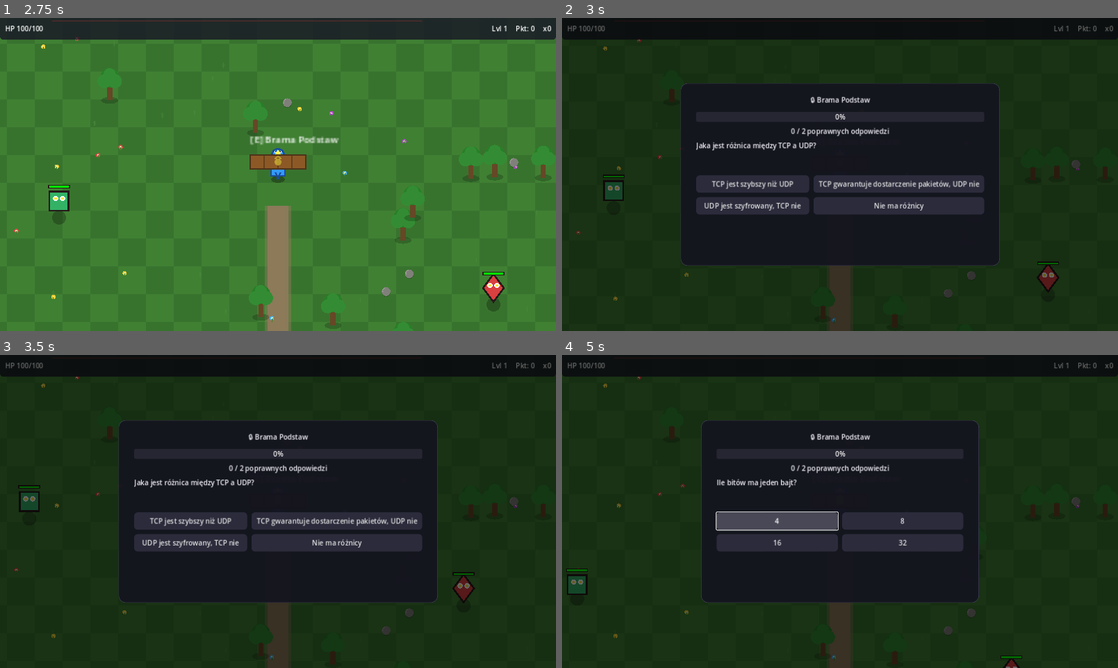
Above: before the commit, frames 1-4 (two rows, left to right).
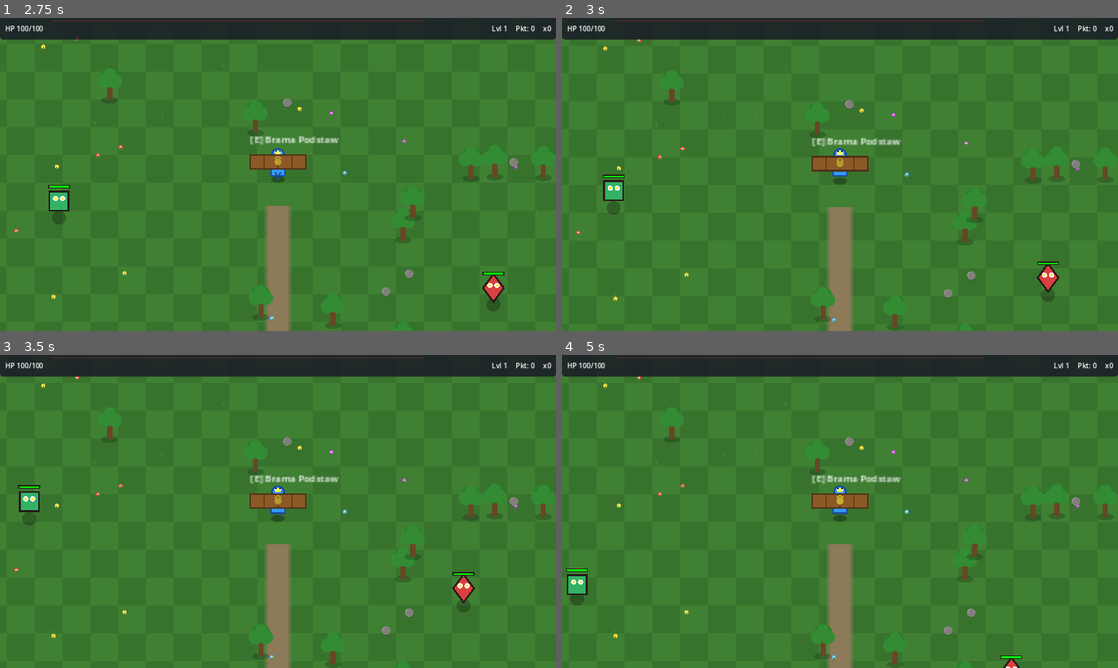
Above: after the commit, the same moments.

Repository: DaVideX12324/Artefakt-Wiedzy
Game: Godot game, scene res://scenes/maps/main_menu.tscn
Two runs of this game, one before a commit and one after it. Both use one fixed random seed, a clock stepped at 60 frames per second and the inputs below.
Inputs (mouse positions are in pixels of both pictures, inside the frame that each line leads up to):
- Up to frame 1 (2.75 s): click "Nowa Gra" at 0.5 s; hold E (interact) 1.28-2.03 s; hold W (move_up) from 1.28 s (still down); tap E (interact) at 2.1 s
- Up to frame 2 (3 s): release W (move_up) at 2.78 s; hold A (move_left) from 2.78 s (still down); hold E (interact) from 2.78 s (still down)
- Up to frame 3 (3.5 s): keep holding A (move_left); keep holding E (interact)
- Up to frame 4 (5 s): release A (move_left) at 3.5 s; release E (interact) at 3.5 s; click (751, 520) at 3.5 s, where only the run before the commit has a clickable "TCP jest szybszy niż UDP"; hold A (move_left) from 4.28 s (still down); tap E (interact) at 4.35 s

Frame 1 is identical in both runs. In frame 2, 97% of the frame differs, in the area x 0-100%, y 0-100%; in frame 3, 97%; in frame 4, 97%.
Error after the commit: Parse Error: Invalid argument for "answer_current()" function: argument 1 should be "Dictionary" but is "int". (res://scripts/quiz/quiz_combat_controller.gd:22…

Commit message:
feat: rozszerzenie QuizManager o 5 typów pytań (true_false, fill_tiles, fill_text, matching)

Diff:
--- a/autoloads/quiz_manager.gd
+++ b/autoloads/quiz_manager.gd
@@ -2,24 +2,27 @@
 
 ## Zarządza bazą pytań quizowych, ładowaniem z JSON i walidacją odpowiedzi.
 ## Oddziela warstwę merytoryczną od prezentacji — pytania ładowane z plików JSON.
+##
+## Obsługiwane typy pytań (pole "type" w JSON):
+##   "multiple_choice" — klasyczny wybór jednej z N odpowiedzi (domyślny)
+##   "true_false"      — prawda / fałsz
+##   "fill_tiles"      — uzupełnianie luk kafelkami z puli
+##   "fill_text"       — wpisanie słowa/frazy (z opcjonalnym prefilled_pattern)
+##   "matching"        — łączenie lewej i prawej kolumny w pary
+##
+## Format answer_current() — player_answer: Dictionary:
+##   multiple_choice : { "index": int }
+##   true_false      : { "value": bool }
+##   fill_text       : { "text": String }
+##   fill_tiles      : { "placements": { "0": "wartość", "1": "wartość", ... } }
+##   matching        : { "pairs": [ { "left_index": int, "right_index": int }, ... ] }
 
 signal quiz_loaded(quiz_id: String)
 signal question_answered(correct: bool, question_data: Dictionary)
 signal quiz_completed(quiz_id: String, score: int, total: int)
 
-## Struktura pytania:
-## {
-##   "id": "q001",
-##   "question": "Treść pytania",
-##   "answers": ["A", "B", "C", "D"],
-##   "correct_index": 0,
-##   "difficulty": 1,        # 1-5
-##   "category": "informatyka",
-##   "explanation": "Opcjonalne wyjaśnienie"
-## }
-
-var _quizzes: Dictionary = {}          # quiz_id -> Array[Dictionary]
-var _answered_questions: Dictionary = {} # question_id -> { correct: bool, times: int }
+var _quizzes: Dictionary = {}           # quiz_id -> Array[Dictionary]
+var _answered_questions: Dictionary = {} # question_id -> { "correct": int, "wrong": int }
 var _current_quiz_id: String = ""
 var _current_questions: Array = []
 var _current_question_index: int = 0
@@ -29,6 +32,10 @@
 func _ready() -> void:
 	_load_all_quizzes()
 
+
+# ---------------------------------------------------------------------------
+# Ładowanie quizów
+# ---------------------------------------------------------------------------
 
 ## Ładuje wszystkie pliki .json z folderu res://resources/quizzes/
 func _load_all_quizzes() -> void:
@@ -69,8 +76,18 @@
 		_quizzes[quiz_id] = data
 
 
-## Zwraca listę pytań przefiltrowaną wg trudności
-func get_questions(quiz_id: String, difficulty_range: Vector2i = Vector2i(1, 5), count: int = 5) -> Array:
+# ---------------------------------------------------------------------------
+# Pobieranie pytań
+# ---------------------------------------------------------------------------
+
+## Zwraca przefiltrowaną i przetasowaną listę pytań.
+## allowed_types — pusta tablica = wszystkie typy; np. ["multiple_choice", "true_false"]
+func get_questions(
+	quiz_id: String,
+	difficulty_range: Vector2i = Vector2i(1, 5),
+	count: int = 5,
+	allowed_types: Array = []
+) -> Array:
 	if not _quizzes.has(quiz_id):
 		push_warning("QuizManager: Quiz '%s' nie istnieje" % quiz_id)
 		return []
@@ -80,10 +97,12 @@
 
 	for q in all_questions:
 		var diff = q.get("difficulty", 1)
-		if diff >= difficulty_range.x and diff <= difficulty_range.y:
+		var qtype = q.get("type", "multiple_choice")
+		var diff_ok = diff >= difficulty_range.x and diff <= difficulty_range.y
+		var type_ok = allowed_types.is_empty() or (qtype in allowed_types)
+		if diff_ok and type_ok:
 			filtered.append(q)
 
-	# Mieszaj i ogranicz
 	filtered.shuffle()
 	if filtered.size() > count:
 		filtered.resize(count)
@@ -91,9 +110,18 @@
 	return filtered
 
 
-## Rozpoczyna quiz — zwraca pierwszy question lub null
-func start_quiz(quiz_id: String, difficulty_range: Vector2i = Vector2i(1, 5), count: int = 5) -> Dictionary:
-	_current_questions = get_questions(quiz_id, difficulty_range, count)
+# ---------------------------------------------------------------------------
+# Przepływ quizu
+# ---------------------------------------------------------------------------
+
+## Rozpoczyna quiz — zwraca pierwsze pytanie lub {} jeśli brak pytań.
+func start_quiz(
+	quiz_id: String,
+	difficulty_range: Vector2i = Vector2i(1, 5),
+	count: int = 5,
+	allowed_types: Array = []
+) -> Dictionary:
+	_current_questions = get_questions(quiz_id, difficulty_range, count, allowed_types)
 	_current_quiz_id = quiz_id
 	_current_question_index = 0
 	_current_score = 0
@@ -105,13 +133,15 @@
 	return _current_questions[0]
 
 
-## Sprawdza odpowiedź na bieżące pytanie
-func answer_current(selected_index: int) -> Dictionary:
+## Sprawdza odpowiedź na bieżące pytanie.
+## player_answer: Dictionary — format zależy od pola "type" pytania (patrz nagłówek).
+## Zwraca słownik z wynikiem lub {} jeśli quiz już skończony.
+func answer_current(player_answer: Dictionary) -> Dictionary:
 	if _current_question_index >= _current_questions.size():
 		return {}
 
 	var question = _current_questions[_current_question_index]
-	var correct = (selected_index == question.get("correct_index", -1))
+	var correct := _check_answer(question, player_answer)
 
 	if correct:
 		_current_score += 1
@@ -129,13 +159,17 @@
 
 	_current_question_index += 1
 
-	# Czy quiz się skończył?
 	if _current_question_index >= _current_questions.size():
 		quiz_completed.emit(_current_quiz_id, _current_score, _current_questions.size())
 
 	return {
 		"correct": correct,
-		"correct_index": question.get("correct_index", 0),
+		"question_type": question.get("type", "multiple_choice"),
+		"correct_index": question.get("correct_index", 0),        # multiple_choice
+		"correct_answer": question.get("correct_answer", null),   # true_false
+		"answer": question.get("answer", ""),                     # fill_text
+		"gaps": question.get("gaps", []),                         # fill_tiles
+		"pairs": question.get("pairs", []),                       # matching
 		"explanation": question.get("explanation", ""),
 		"quiz_finished": _current_question_index >= _current_questions.size(),
 		"score": _current_score,
@@ -143,6 +177,7 @@
 	}
 
 
+## Zwraca bieżące pytanie bez przesuwania indeksu.
 func get_current_question() -> Dictionary:
 	if _current_question_index < _current_questions.size():
 		return _current_questions[_current_question_index]
@@ -153,7 +188,71 @@
 	return _quizzes.keys()
 
 
-## Statystyki do adaptacyjnej trudności
+# ---------------------------------------------------------------------------
+# Sprawdzanie odpowiedzi — wewnętrzna logika per typ
+# ---------------------------------------------------------------------------
+
+func _check_answer(question: Dictionary, player_answer: Dictionary) -> bool:
+	var qtype = question.get("type", "multiple_choice")
+
+	match qtype:
+		"multiple_choice":
+			return player_answer.get("index", -1) == question.get("correct_index", -1)
+
+		"true_false":
+			return player_answer.get("value", null) == question.get("correct_answer", null)
+
+		"fill_text":
+			var given: String = player_answer.get("text", "").strip_edges()
+			var expected: String = question.get("answer", "")
+			if not question.get("case_sensitive", false):
+				given = given.to_lower()
+				expected = expected.to_lower()
+			var alternatives: Array = question.get("accepted_alternatives", [])
+			if not question.get("case_sensitive", false):
+				alternatives = alternatives.map(func(a): return a.to_lower())
+			return given == expected or given in alternatives
+
+		"fill_tiles":
+			var placements: Dictionary = player_answer.get("placements", {})
+			var gaps: Array = question.get("gaps", [])
+			for gap in gaps:
+				var idx = str(gap.get("index", -1))
+				if placements.get(idx, "") != gap.get("correct", ""):
+					return false
+			return true
+
+		"matching":
+			var player_pairs: Array = player_answer.get("pairs", [])
+			var correct_pairs: Array = question.get("pairs", [])
+			return _compare_pairs(player_pairs, correct_pairs)
+
+		_:
+			push_warning("QuizManager: Nieznany typ pytania '%s'" % qtype)
+			return false
+
+
+## Porównuje pary (kolejność nieistotna).
+func _compare_pairs(player: Array, correct: Array) -> bool:
+	if player.size() != correct.size():
+		return false
+	for pair in correct:
+		var found := false
+		for p in player:
+			if p.get("left_index", -1) == pair.get("left_index", -1) \
+			and p.get("right_index", -1) == pair.get("right_index", -1):
+				found = true
+				break
+		if not found:
+			return false
+	return true
+
+
+# ---------------------------------------------------------------------------
+# Statystyki / adaptacyjna trudność
+# ---------------------------------------------------------------------------
+
+## Dokładność per kategoria (do DifficultyManager / własnych analiz)
 func get_accuracy_for_category(category: String) -> float:
 	var correct_count := 0
 	var total_count := 0
@@ -165,7 +264,7 @@
 					correct_count += _answered_questions[qid]["correct"]
 					total_count += _answered_questions[qid]["correct"] + _answered_questions[qid]["wrong"]
 	if total_count == 0:
-		return 0.5  # Domyślnie 50% jeśli brak danych
+		return 0.5
 	return float(correct_count) / float(total_count)
 
 
@@ -180,7 +279,9 @@
 	return float(correct_count) / float(total_count)
 
 
-## --- Zapis/Odczyt ---
+# ---------------------------------------------------------------------------
+# Zapis / Odczyt / Reset
+# ---------------------------------------------------------------------------
 
 func get_save_data() -> Dictionary:
 	return {
